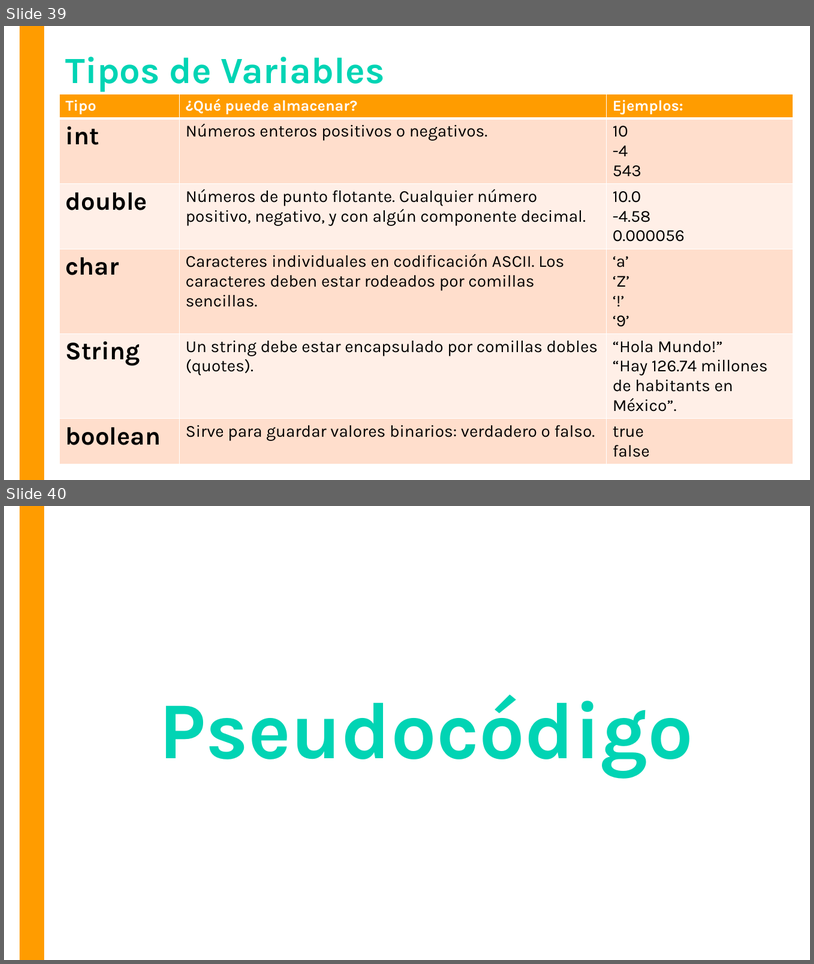
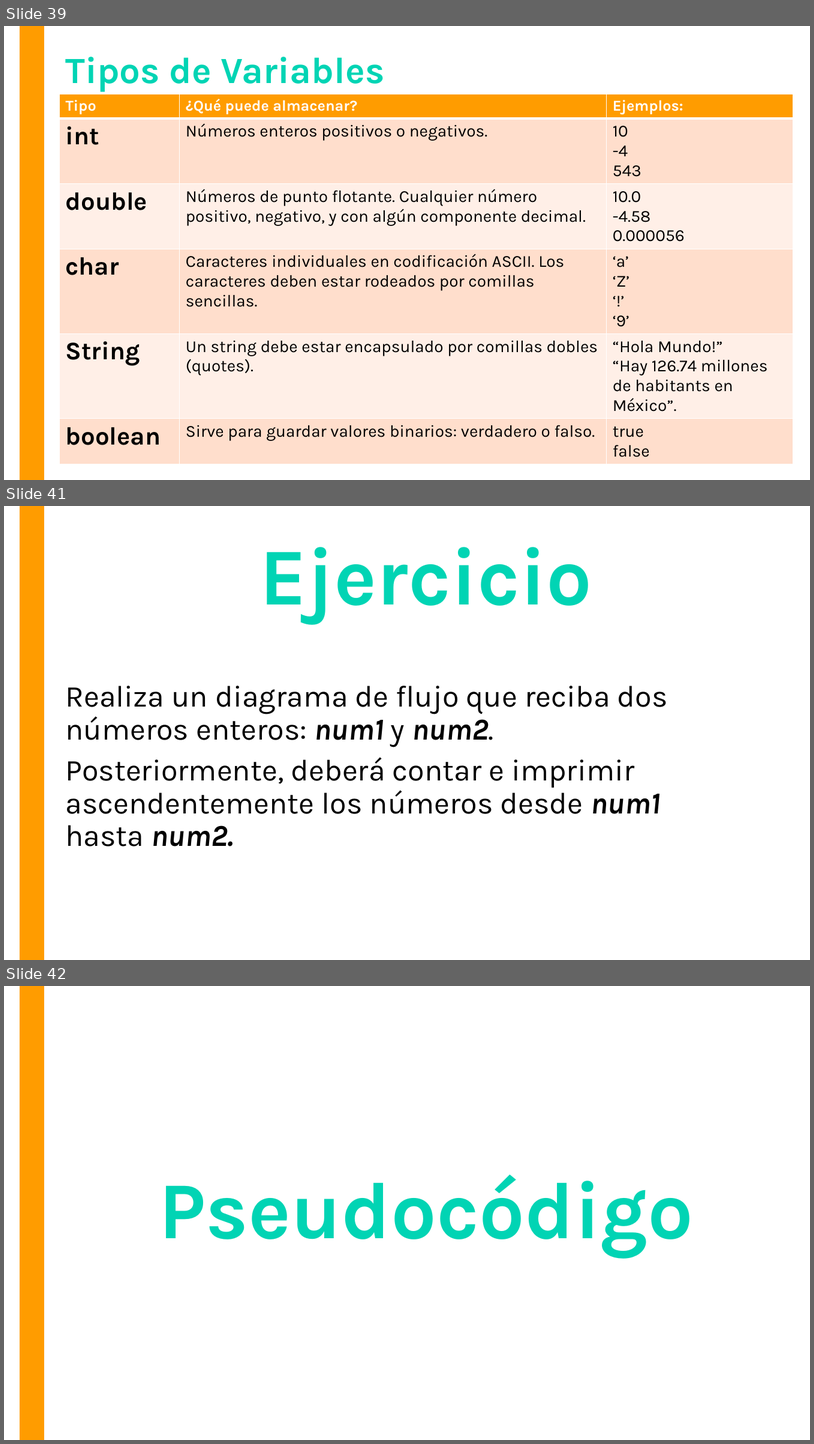
Before and after one commit to OMardil/INFO1_MOD4-Intro-a-Java, a slide deck: 01 Presentacion/INFO1_MOD4-Algoritmos_y_Diagramas.pptx. Shown one above the other, each under a label of ours: slides 39 and 40 before the commit, slides 39, 41 and 42 after it; the slides between them are not shown. The pictures are 814x964 and 814x1444 pixels, drawn with LibreOffice and Linux fonts; fonts in the diff are those of the drawing. Boxes give left, top, right and bottom in pixels: in the first picture for what was removed or moved away, otherwise in the second. Text is boxed around its words. In the diff, an @@ line names an element or a change of style, - is before the commit and + after.

```diff
--- a/01 Presentacion/INFO1_MOD4-Algoritmos_y_Diagramas.pptx
+++ b/01 Presentacion/INFO1_MOD4-Algoritmos_y_Diagramas.pptx
@@ slide 41 added at [4, 506, 810, 960], background #FFFFFF; not listed: 1 template element that a slide beside it also shows @@
@@ title added at [260, 547, 593, 624], 96 pt, text #01D4B4, bold @@
+Ejercicio
@@ text added at [65, 685, 668, 846], 36 pt, text #000000 @@
+Realiza un diagrama de flujo que reciba dos números enteros: num1 y num2.
+Posteriormente, deberá contar e imprimir ascendentemente los números desde num1 hasta num2.
@@ what was slide 40 is now slide 42 @@
```
Also in this commit, not shown: 1 slide changed, 1 other slide added, 1 slide removed.
